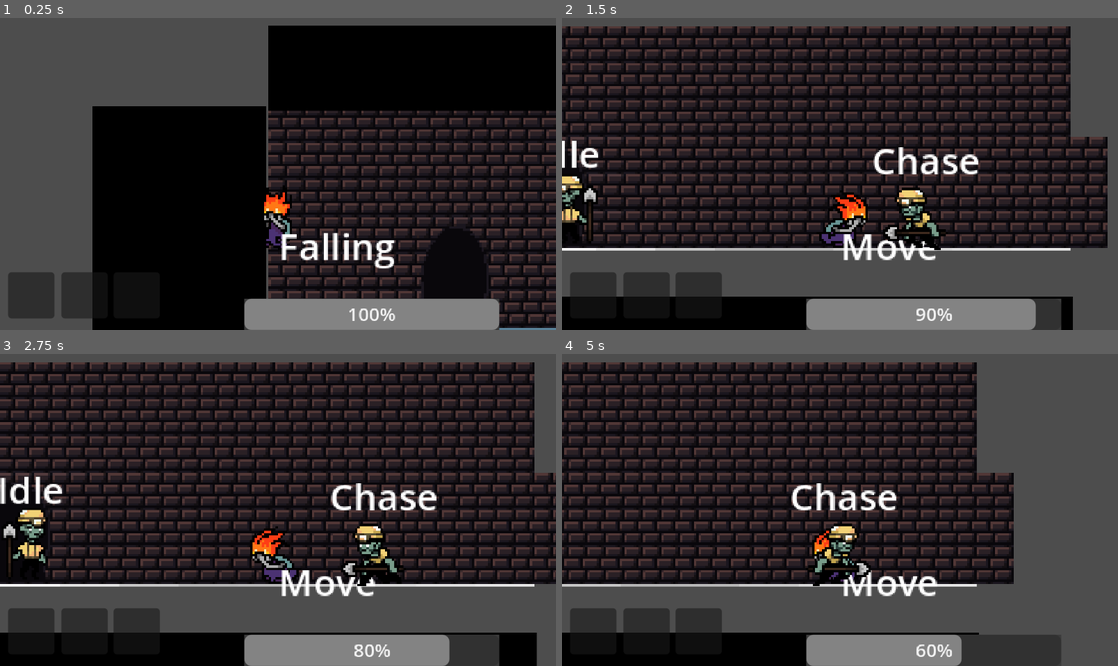
Above: before the commit, frames 1-4 (two rows, left to right).
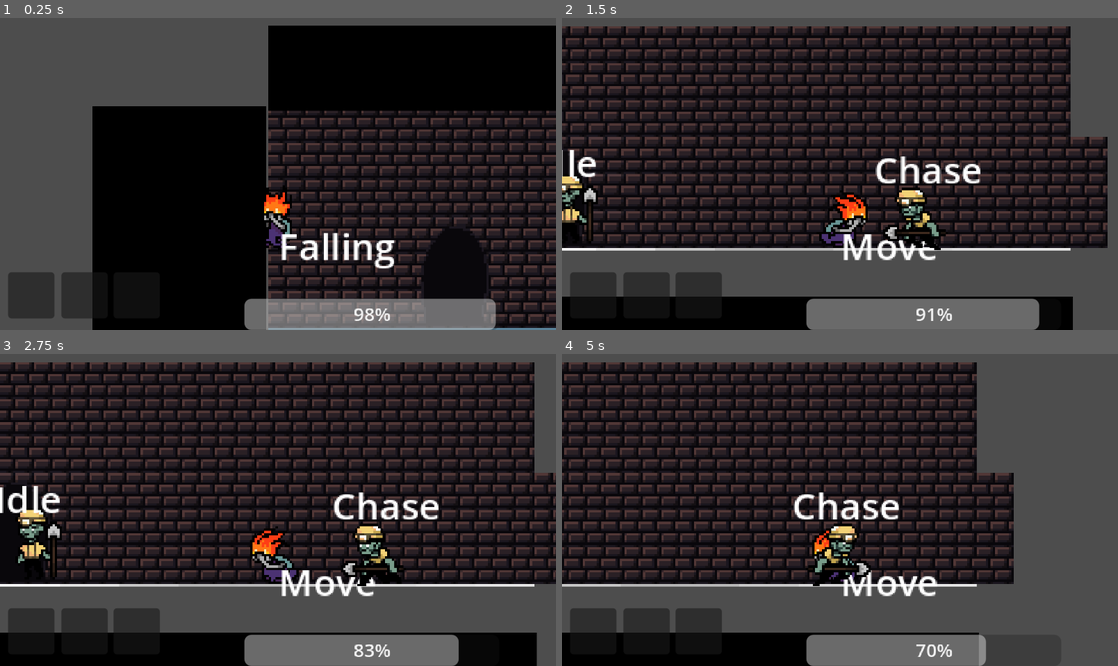
Above: after the commit, the same moments.

Repository: zerqora/Ray-Dungeon-Crawler
Game: Godot game, scene res://world/dungeon.tscn
Same seed, same stepped clock (60 frames per second), same inputs: the game is played once before the commit and once after it.
Inputs (mouse positions are in pixels of both pictures, inside the frame that each line leads up to):
- Up to frame 1 (0.25 s): no input
- Up to frame 2 (1.5 s): move the mouse to (962, 158) at 0.52 s; hold D (RIGHT) from 0.53 s (still down); click (962, 158) at 0.6 s; tap E (INTERACT) at 1.25 s; move the mouse to (728, 189) at 1.27 s; tap Space (DASH) at 1.35 s
- Up to frame 3 (2.75 s): move the mouse to (333, 441) at 2.02 s; release D (RIGHT) at 2.03 s; hold A (LEFT) from 2.03 s (still down); tap E (INTERACT) at 2.1 s
- Up to frame 4 (5 s): move the mouse to (812, 572) at 2.77 s; release A (LEFT) at 2.78 s; hold D (RIGHT) 2.78-4.28 s; click (812, 572) at 2.85 s; move the mouse to (1006, 556) at 3.52 s; tap Space (DASH) at 3.6 s; move the mouse to (673, 463) at 4.27 s; hold A (LEFT) from 4.28 s (still down); tap E (INTERACT) at 4.35 s

The runs differ from the first frame. In frame 1, 1.0% of the frame differs, in the area x 43-90%, y 89-100%; in frame 2, 6.0%; in frame 3, 7.1%, in the area x 0-90%, y 39-100%; in frame 4, 4.2%.

Commit message:
Hurt State and Knockback Logic implemented

Diff:
--- a/enemies/base_entity.tscn
+++ b/enemies/base_entity.tscn
@@ -16,16 +16,17 @@
 [ext_resource type="Texture2D" uid="uid://ji7njxv343g2" path="res://enemies/miner/basic_attack_anim/Untitled_Artwork-6 (1).png" id="8_nv806"]
 [ext_resource type="Texture2D" uid="uid://cxm6cetmvrhx7" path="res://enemies/miner/idle_anim/minerIdle-1.png" id="9_af2ss"]
 [ext_resource type="Script" uid="uid://dv7j5wkl0sq87" path="res://scripts/state_machine.gd" id="9_m8s0t"]
-[ext_resource type="Script" uid="uid://dnrrso8v3u1xw" path="res://scripts/idle.gd" id="10_bsopm"]
+[ext_resource type="Script" uid="uid://dnrrso8v3u1xw" path="res://scripts/enemy_states/idle_state.gd" id="10_bsopm"]
 [ext_resource type="Texture2D" uid="uid://bmrakbdo37hd7" path="res://enemies/miner/idle_anim/minerIdle-2.png" id="10_jgep4"]
-[ext_resource type="Script" uid="uid://d0wdk3bubqc3" path="res://scripts/chase.gd" id="11_bsopm"]
+[ext_resource type="Script" uid="uid://d0wdk3bubqc3" path="res://scripts/enemy_states/chase_state.gd" id="11_bsopm"]
 [ext_resource type="Texture2D" uid="uid://bfwrcikgn7jxo" path="res://enemies/miner/idle_anim/minerIdle-3.png" id="11_lefkw"]
 [ext_resource type="Script" uid="uid://bhniqvup7hina" path="res://scripts/sight_line.gd" id="12_bsopm"]
 [ext_resource type="Texture2D" uid="uid://gj2fmttd0srx" path="res://enemies/miner/idle_anim/minerIdle-4.png" id="12_jdps6"]
 [ext_resource type="Texture2D" uid="uid://biw0jjf87qxgb" path="res://enemies/miner/idle_anim/minerIdle-5.png" id="13_a7lgs"]
-[ext_resource type="Script" uid="uid://dqjq4qpkqxnqe" path="res://enemies/patrol.gd" id="17_jgep4"]
-[ext_resource type="Script" uid="uid://xqvg45lseln4" path="res://enemies/miner_basic_attack.gd" id="18_lefkw"]
-[ext_resource type="Script" uid="uid://d0yra7ec3rips" path="res://enemies/retreat_state.gd" id="19_jdps6"]
+[ext_resource type="Script" uid="uid://dqjq4qpkqxnqe" path="res://scripts/enemy_states/patrol_state.gd" id="17_jgep4"]
+[ext_resource type="Script" uid="uid://xqvg45lseln4" path="res://scripts/enemy_states/miner_basic_attack_state.gd" id="18_lefkw"]
+[ext_resource type="Script" uid="uid://d0yra7ec3rips" path="res://scripts/enemy_states/retreat_state.gd" id="19_jdps6"]
+[ext_resource type="Script" uid="uid://c0tw18gcfjei6" path="res://scripts/enemy_states/hurt_state.gd" id="26_1red3"]
 
 [sub_resource type="SpriteFrames" id="SpriteFrames_qv4iq"]
 animations = [{
@@ -121,7 +122,7 @@
 
 [node name="Hitbox" type="Area2D" parent="."]
 collision_layer = 4
-collision_mask = 0
+collision_mask = 16
 
 [node name="CollisionShape2D" type="CollisionShape2D" parent="Hitbox"]
 position = Vector2(-0.5, 1)
@@ -163,6 +164,11 @@
 neighboring_nodes = [NodePath("../Idle")]
 metadata/_custom_type_script = "uid://d4acuj0mbwvly"
 
+[node name="Hurt" type="Node" parent="StateMachine" node_paths=PackedStringArray("neighboring_nodes")]
+script = ExtResource("26_1red3")
+neighboring_nodes = [NodePath("../Chase")]
+metadata/_custom_type_script = "uid://d4acuj0mbwvly"
+
 [node name="SightLine" type="RayCast2D" parent="."]
 target_position = Vector2(-50, 0)
 collision_mask = 2
@@ -181,9 +187,10 @@
 one_shot = true
 
 [node name="StateDebugText" type="Label" parent="."]
-offset_left = -20.0
-offset_top = -34.0
-offset_right = 20.0
-offset_bottom = -11.0
+unique_name_in_owner = true
+offset_left = -19.0
+offset_top = -30.0
+offset_right = 17.0
+offset_bottom = -7.0
 text = "Idle"
 horizontal_alignment = 1
--- a/enemies/miner/miner_stats.tres
+++ b/enemies/miner/miner_stats.tres
@@ -1,6 +1,6 @@
 [gd_resource type="Resource" script_class="EntityStats" load_steps=2 format=3 uid="uid://cew7vh7w6bahq"]
 
-[ext_resource type="Script" uid="uid://bwdytupgu1rqv" path="res://scripts/entity_stats.gd" id="1_5epr7"]
+[ext_resource type="Script" uid="uid://bwdytupgu1rqv" path="res://resources/entity_stats.gd" id="1_5epr7"]
 
 [resource]
 script = ExtResource("1_5epr7")
--- a/player/dash.gd
+++ b/player/dash.gd
@@ -49,7 +49,9 @@
 	if area == SightLine: return
 	upward_force = -14000
 	collided = true
-	print("collided while dashing.")
+	# Send the signal to the enemy that they took damage
+	area.owner.state_machine.damaged.emit(owner.hitbox)
+	#print("collided while dashing.")
 
 # Reset timers and forces and disconnect hitbox from the dashing logic
 func exit(next_state : State) -> void:
--- a/player/player.tscn
+++ b/player/player.tscn
@@ -1,7 +1,7 @@
 [gd_scene load_steps=22 format=3 uid="uid://5vfssawmb4qg"]
 
 [ext_resource type="Script" uid="uid://gvf36gfbn7ns" path="res://scripts/player.gd" id="1_oul6g"]
-[ext_resource type="Script" uid="uid://b1blwg5g8ayu4" path="res://scripts/player_stats.gd" id="2_hg6s5"]
+[ext_resource type="Script" uid="uid://b1blwg5g8ayu4" path="res://resources/player_stats.gd" id="2_hg6s5"]
 [ext_resource type="Texture2D" uid="uid://b047v06egti7k" path="res://sprites/ray's idle/IMG_1044.png" id="2_qjkh3"]
 [ext_resource type="Texture2D" uid="uid://n6fb28rjsvlj" path="res://sprites/ray's idle/IMG_1045.png" id="3_g6k8r"]
 [ext_resource type="Texture2D" uid="uid://bros1vumn4f2g" path="res://sprites/ray's idle/IMG_1046.png" id="4_boad6"]
@@ -70,12 +70,14 @@
 [sub_resource type="CircleShape2D" id="CircleShape2D_qjkh3"]
 radius = 4.0
 
-[node name="Player" type="CharacterBody2D" groups=["Player"]]
+[node name="Player" type="CharacterBody2D" node_paths=PackedStringArray("hitbox", "state_machine") groups=["Player"]]
 collision_layer = 2
 collision_mask = 9
 platform_floor_layers = 4294967041
 script = ExtResource("1_oul6g")
 player_stats = SubResource("Resource_8t03j")
+hitbox = NodePath("HitBox")
+state_machine = NodePath("StateMachine")
 
 [node name="Sprite2D" type="AnimatedSprite2D" parent="."]
 texture_repeat = 2
@@ -86,6 +88,8 @@
 offset = Vector2(0, -20)
 zoom = Vector2(2, 2)
 
+[node name="HurtBoxes" type="Node" parent="."]
+
 [node name="HitBox" type="Area2D" parent="."]
 collision_layer = 2
 collision_mask = 4
@@ -93,11 +97,11 @@
 [node name="Collision" type="CollisionShape2D" parent="HitBox"]
 shape = SubResource("CapsuleShape2D_32hag")
 
-[node name="Area2D" type="Area2D" parent="."]
+[node name="InteractArea" type="Area2D" parent="."]
 collision_layer = 2
 collision_mask = 9
 
-[node name="InteractCollider" type="CollisionShape2D" parent="Area2D"]
+[node name="InteractCollider" type="CollisionShape2D" parent="InteractArea"]
 shape = SubResource("CapsuleShape2D_sh265")
 
 [node name="FeetCollider" type="CollisionShape2D" parent="."]
--- a/player/player_state_machine.gd
+++ b/player/player_state_machine.gd
@@ -11,6 +11,7 @@
 var data : Dictionary
 var state_text : Label
 
+signal state_changed(state : State)
 
 func _ready() -> void:
 	# Give every state a reference to the state machine.
@@ -34,6 +35,7 @@
 	state = next_node
 	state.enter(data)
 	state_text.text = state.name
+	state_changed.emit(state)
 
 func _physics_process(delta: float) -> void:
 	_handle_input()
--- a/project.godot
+++ b/project.godot
@@ -84,6 +84,7 @@
 2d_physics/layer_2="player"
 2d_physics/layer_3="enemy"
 2d_physics/layer_4="interact_area"
+2d_physics/layer_5="attack"
 
 [rendering]
 
--- a/resources/flame_fist_stats.tres
+++ b/resources/flame_fist_stats.tres
@@ -1,6 +1,7 @@
 [gd_resource type="Resource" script_class="AttackStats" load_steps=2 format=3 uid="uid://bec0ageufpn87"]
 
-[ext_resource type="Script" uid="uid://d2yfuoruba1je" path="res://scripts/attack_stats.gd" id="1_pgxwt"]
+[ext_resource type="Script" uid="uid://d2yfuoruba1je" path="res://resources/attack_stats.gd" id="1_pgxwt"]
+
 
 [resource]
 script = ExtResource("1_pgxwt")
--- a/scripts/attack_state.gd
+++ /dev/null
@@ -1 +0,0 @@
-class_name AttackState extends State
--- /dev/null
+++ b/scripts/enemy_states/hurt_state.gd
@@ -0,0 +1,16 @@
+class_name HurtState extends State
+
+var timer : float = 0
+var duration : float = .5
+
+func enter(data : Dictionary = {}) -> void:
+	this_data = data
+
+func update(owner, delta : float) -> void:
+	timer += delta
+	if timer > duration:
+		finished.emit(neighboring_nodes[0], this_data)
+		#print("finished the Hurt State")
+
+func exit(_next_state : State) -> void:
+	timer = 0
--- a/scripts/entity.gd
+++ b/scripts/entity.gd
@@ -4,8 +4,26 @@
 @export var hitbox : Area2D
 @export var state_machine : StateMachine
 
+var invincible : bool = false
+var invis_frames : float = .5
+var timer : float = 0
 
 var target : Player
 
 func _physics_process(delta: float) -> void:
 	state_machine.update(delta)
+	# The entity's hurt state will determine if invis frames will apply.
+	# TODO: Probably refactor the invincibility code
+	invincible = state_machine.is_invincible()
+	if not invincible:
+		timer += delta
+	if timer > invis_frames:
+		invincible = false
+	if invincible && hitbox.area_entered.is_connected(func(area: Area2D): state_machine.damaged.emit(area)):
+		hitbox.area_entered.disconnect(func(area: Area2D): state_machine.damaged.emit(area))
+	elif !hitbox.area_entered.is_connected(func(area: Area2D): state_machine.damaged.emit(area)):
+		hitbox.area_entered.connect(func(area: Area2D): state_machine.damaged.emit(area))
+
+
+func _ready() -> void:
+	hitbox.area_entered.connect(func(area: Area2D): state_machine.damaged.emit(area))
--- /dev/null
+++ b/scripts/health.gd
@@ -0,0 +1,12 @@
+class_name HealthManager extends Control
+
+signal update_hp(amount : int)
+
+var max_hp : int
+var current_hp : int
+
+func _ready() -> void:
+	update_hp.connect(_on_hp_updated)
+
+func _on_hp_updated(amount : int) -> void:
+	pass
--- a/scripts/player.gd
+++ b/scripts/player.gd
@@ -8,19 +8,24 @@
 	"FlameFist" = $FlameFist/Cooldown,
 	"Dash" = null
 }
-
 @onready var animation = $Sprite2D
 @export var player_stats : PlayerStats
+@export var hitbox : Area2D
+@export var state_machine : PlayerStateMachine
 var speed: int = 5000
 var gravity: int = 5000
 var dashing : bool = false
 
 func _ready() -> void:
 	animation.play("idle")
+	state_machine.state_changed.connect(_on_state_changed)
 	var values : Array = attack_slots.values()
 	for value : Attack in values:
 		value.hide()
 
+# Deal with enabling and disabling collisions and area2D nodes
+func _on_state_changed(state : State) -> void:
+	pass
 
 #func _attempt_to_spawn_attack(attack: String) -> void:
 	#var attack_selected : Attack = attack_slots[attack]
--- a/scripts/state.gd
+++ b/scripts/state.gd
@@ -34,10 +34,20 @@
 	if direction == 0: return
 	this_data["animation"].flip_h = false if direction == -1 else true
 
-## Probably refactor this into an EnemyState class
+# Probably refactor this into an EnemyState class
 func found_player(sight_line : RayCast2D) -> bool:
 	if sight_line.is_colliding() && sight_line.get_collider().get_parent() is Player:
 		#print("found player")
 		this_data["player"] = sight_line.get_collider().get_parent()
 		return true
 	return false
+
+func increment_i_frames(delta : float) -> void:
+	if owner.invincible:
+		owner.i_frame_timer += delta
+	if owner.i_frame_timer > .1:
+		owner.i_frame_timer = 0
+		set_invincible(false)
+
+func set_invincible(is_invincible : bool) -> void:
+	owner.invincible = is_invincible
--- a/scripts/state_machine.gd
+++ b/scripts/state_machine.gd
@@ -8,14 +8,16 @@
 @export var cooldowns : Array[Timer]
 @export var attacks : Array[Area2D]
 
-
 ## Dictionary that holds information to be passed along each state.
 var data : Dictionary
 
-# TODO: Refactor the look_for_player() function to be part of the state super class because it's so versatile
+signal damaged(what : Area2D)
 
 var state_text : Label
+var current_invincibility = false
+
 func _ready() -> void:
+	damaged.connect(on_hitbox_triggered)
 	# Give every state a reference to the state machine.
 	for state_node: State in find_children("*", "State"):
 		state_node.finished.connect(_transition_to_next_state)
@@ -34,7 +36,7 @@
 ## Emitted on the "finished" signal. Transitions to the next state through the next_node parameter.
 func _transition_to_next_state(next_node : Node, data: Dictionary = {}) -> void:
 	#var previous_state_path : String = state.name
-	# state.exit()
+	state.exit(next_node)
 	state = next_node
 	state.enter(data)
 	state_text.text = state.name
@@ -44,6 +46,30 @@
 	sight_raycast.target_position.x = abs(sight_raycast.target_position.x) * (-1 if animation.flip_h == false else 1)
 	if not owner.is_on_floor() : owner.velocity.y = 5000 * delta
 
+## Connected to the damaged signal.
+## No matter what state, if the entity is attacked, deal knockback to [param what] based on the player's velocity and exit to the hurt state.
+func on_hitbox_triggered(what : Area2D) -> void:
+	if state == $Hurt:
+		print("Cannot exit to the hurt state because I'm already in it.")
+		return
+
+	print("Going into the Hurt State")
+	# Deal knockback here because we have the [what] parameter.
+	# TODO : fix with velocity instead maybe
+	deal_knockback(1500, what.owner)
+
+	state.this_data["player"] = what.owner if what.owner is Player else null
+	if state.this_data["player"] == null: return
+	state.finished.emit($Hurt, state.this_data)
+
+## The [param source] will apply an [param amount] of knockback to the [param] who paramater.
+func deal_knockback(amount : int, source, who = owner) -> void:
+	var knockback_direction : Vector2
+	knockback_direction = (source.velocity).normalized()
+	owner.velocity = knockback_direction * amount
+	owner.move_and_slide()
+
+## Fills the starting data for this type of entity.
 func fill_data() -> void:
 	data = {
 		"stats" : owner.entity_stats,
@@ -54,3 +80,9 @@
 			"basic_attack" : cooldowns[0]
 		}
 	}
+
+func set_invincibility(is_invincible : bool) -> void:
+	current_invincibility = is_invincible
+
+func is_invincible() -> bool:
+	return current_invincibility
--- /dev/null
+++ b/ui/enemy_health_bar.tscn
@@ -0,0 +1,23 @@
+[gd_scene load_steps=2 format=3 uid="uid://bcp8t0f4bgjf7"]
+
+[ext_resource type="Script" uid="uid://dj6bob4stnxk" path="res://scripts/health.gd" id="1_v3uco"]
+
+[node name="EnemyHealthBar" type="Control"]
+layout_mode = 3
+anchors_preset = 15
+anchor_right = 1.0
+anchor_bottom = 1.0
+grow_horizontal = 2
+grow_vertical = 2
+script = ExtResource("1_v3uco")
+
+[node name="Health" type="ProgressBar" parent="."]
+unique_name_in_owner = true
+layout_mode = 2
+offset_left = 92.0
+offset_top = 43.0
+offset_right = 372.0
+offset_bottom = 68.0
+value = 100.0
+rounded = true
+show_percentage = false
--- a/ui/oxygen_hud.gd
+++ b/ui/oxygen_hud.gd
@@ -11,13 +11,13 @@
 
 
 var current_seconds : float = 0
-var seconds_to_update : int = 1
+var seconds_to_update : int = .75
 func _process(delta: float) -> void:
 	if current_seconds > seconds_to_update:
 		current_seconds = 0
-		_lose_oxygen(10)
-		_update_progress_bar()
+		_lose_oxygen(.1)
 	current_seconds += delta
+	_update_progress_bar()
 
 func _update_progress_bar() -> void:
-	$%TextureProgressBar.value = oxygen_amount / max_capacity * 100
+	$%OxygenLeft.value = oxygen_amount / max_capacity * 100
--- a/ui/oxygen_hud.tscn
+++ b/ui/oxygen_hud.tscn
@@ -26,11 +26,7 @@
 theme_override_constants/margin_top = 50
 theme_override_constants/margin_right = 50
 
-[node name="ColorRect" type="ColorRect" parent="MarginContainer"]
-layout_mode = 2
-color = Color(0.230315, 0.230315, 0.230315, 1)
-
-[node name="TextureProgressBar" type="ProgressBar" parent="MarginContainer"]
+[node name="OxygenLeft" type="ProgressBar" parent="MarginContainer"]
 unique_name_in_owner = true
 layout_mode = 2
 value = 100.0
Not shown: 1 places in enemies/base_entity.tscn that only renumber resources
Renamed: scripts/attack_stats.gd -> resources/attack_stats.gd
Renamed: scripts/attack_stats.gd.uid -> resources/attack_stats.gd.uid
Renamed: scripts/entity_stats.gd -> resources/entity_stats.gd
Renamed: scripts/entity_stats.gd.uid -> resources/entity_stats.gd.uid
Renamed: scripts/player_stats.gd -> resources/player_stats.gd
Renamed: scripts/player_stats.gd.uid -> resources/player_stats.gd.uid
Not shown, removed: scripts/attack_state.gd.uid
Renamed: scripts/chase.gd -> scripts/enemy_states/chase_state.gd
Renamed: scripts/chase.gd.uid -> scripts/enemy_states/chase_state.gd.uid
Not shown, added: scripts/enemy_states/hurt_state.gd.uid
Renamed: scripts/idle.gd -> scripts/enemy_states/idle_state.gd
(and 8 more such lines)
